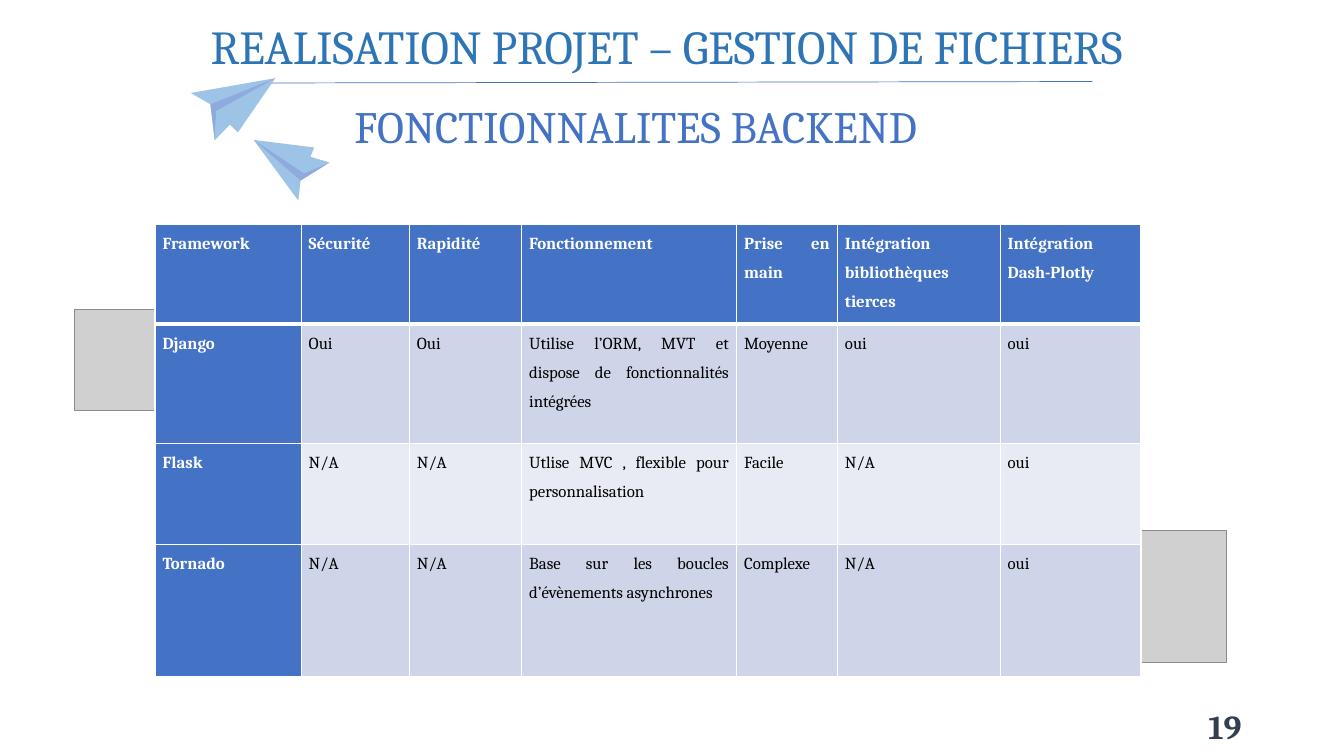
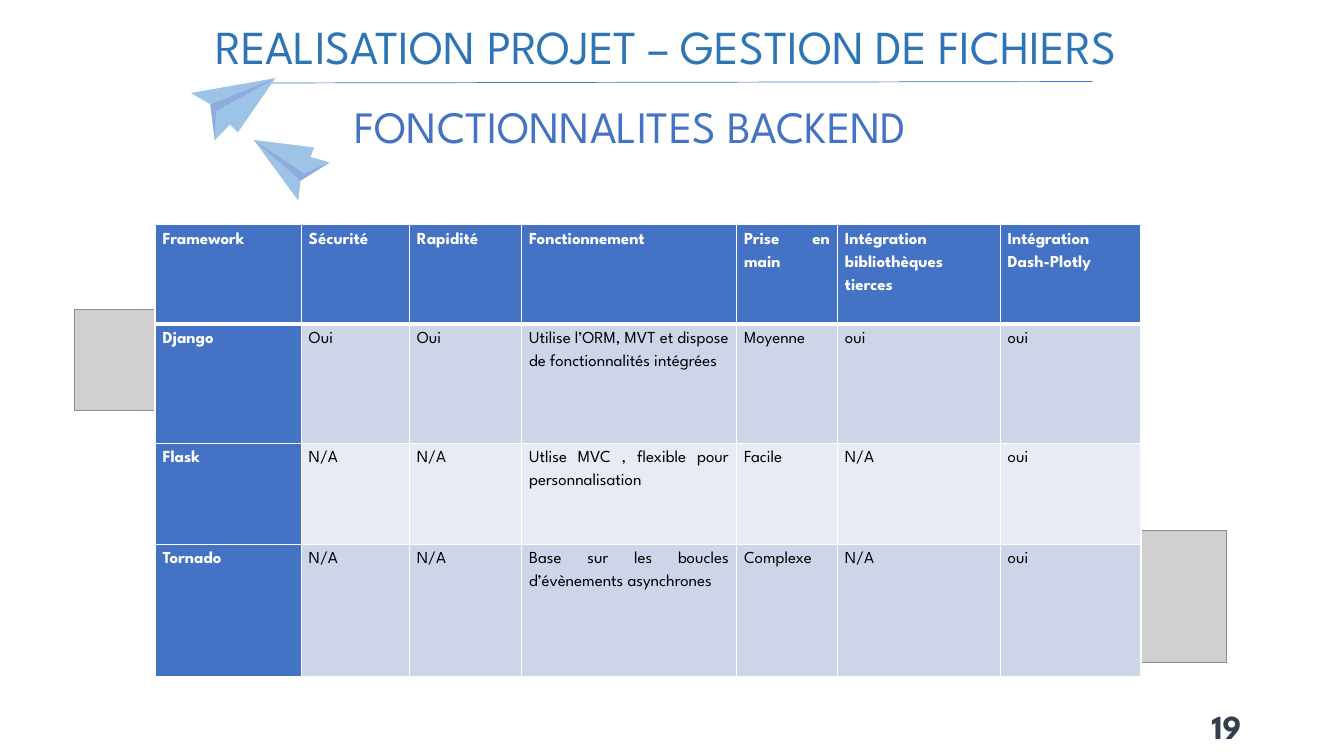
Before and after one commit to Claude127/stageX2, a slide deck: slide 19 of Presentation1.pptx. Drawn at 1344x756 pixels with LibreOffice and Linux fonts; fonts in the diff are those of the drawing; grey boxes stand for pictures. Boxes give left, top, right and bottom in pixels: in the first picture for what was removed or moved away, otherwise in the second. Text is boxed around its words. In the diff, an @@ line names an element or a change of style, - is before the commit and + after.

```diff
--- a/Presentation1.pptx
+++ b/Presentation1.pptx
@@ font Cambria to League Spartan in 3 elements at <box>216,32,1116,65</box>, <box>1212,716,1242,739</box>, <box>354,113,906,144</box> @@
@@ table at <box>155,225,1140,678</box> @@
@@ font Cambria to League Spartan @@
```
Also in this commit, not shown: 25 other slides changed.
